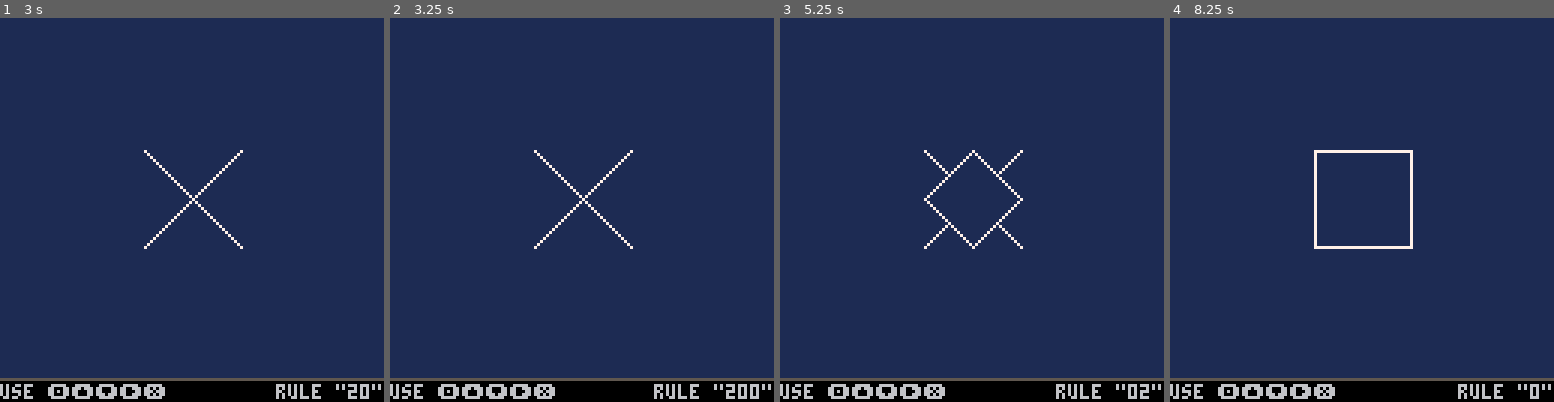
Above: before the commit, frames 1-4 (left to right).
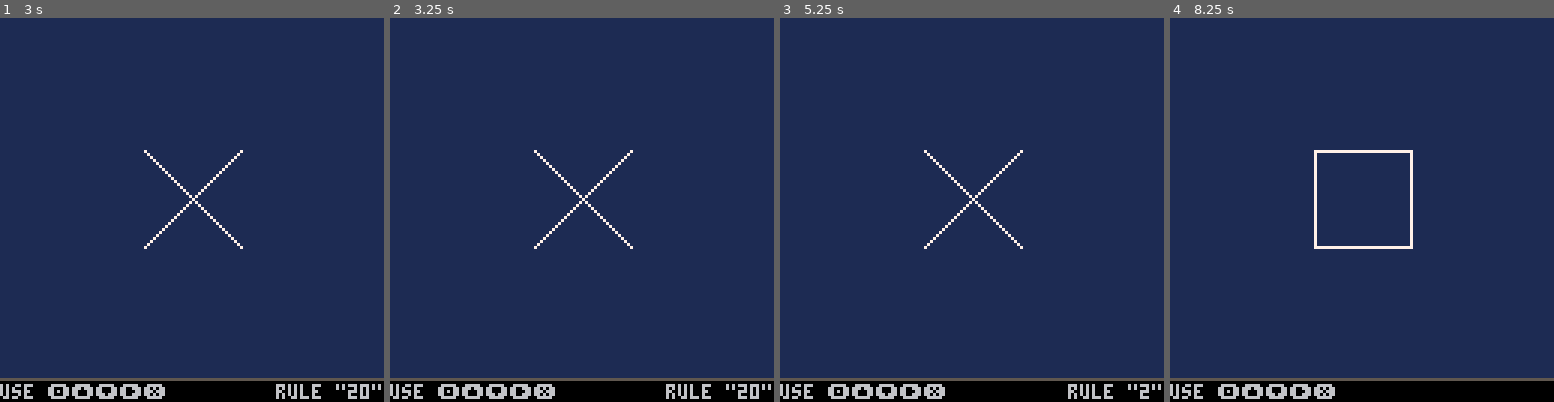
Above: after the commit, the same moments.

Repository: adam-sporka/pico-8-projects
Game: PICO-8 cartridge games/sofia-ornaments/sofia-ornaments-released.p8
The game is run twice, just before and just after one commit, with the same random seed, the same clock (stepped at 60 frames per second) and the same inputs.
Inputs:
- Up to frame 1 (3 s): tap X (X key) at 0.33, 1.07, 1.85, 2.97 s; tap O (Z key) at 0.7, 1.7, 2.1, 2.5, 2.9 s; hold Right 1.6-2.1 s; hold Up 2.15-2.42 s; hold Right from 2.47 s (still down)
- Up to frame 2 (3.25 s): release Right at 3.03 s; hold Left from 3.08 s (still down)
- Up to frame 3 (5.25 s): tap O (Z key) every 0.4 s from 3.3 to 4.9 s; release Left at 3.58 s; hold Down 3.63-3.97 s; hold Right 4.02-4.68 s; tap X (X key) at 4.08, 5.2 s; hold Up 4.73-5.03 s; hold Left from 5.08 s (still down)
- Up to frame 4 (8.25 s): tap O (Z key) every 0.4 s from 5.3 to 8.1 s; release Left at 5.68 s; hold Down 5.73-6.03 s; hold Right 6.08-6.58 s; tap X (X key) at 6.32, 7.43 s; hold Right 6.63-7.13 s; hold Up 7.18-7.45 s; hold Right 7.5-8.07 s; hold Left from 8.12 s (still down)

Frame 1 is identical in both runs. In frame 2, 0.3% of the frame differs, in the area x 68-93%, y 95-100%; in frame 3, 0.8%, in the area x 37-93%, y 34-100%; in frame 4, 0.4%.

Commit message:
Sofia Ornaments 1.1 (string length limit fix)

Diff:
--- a/games/sofia-ornaments/sofia-ornaments-released.p8
+++ b/games/sofia-ornaments/sofia-ornaments-released.p8
@@ -1,7 +1,7 @@
 pico-8 cartridge // http://www.pico-8.com
 version 18
 __lua__
---sofia ornaments
+--sofia ornaments 1.1
 --@adam_sporka
 
 function new_seg(x1,y1,x2,y2)
@@ -111,30 +111,24 @@
 	if btnp(5) then
 	 a="1"
 		if rnd()<0.5 then a="2" end
-		if #str==8 then str=sub(str,2) end
+		if #str>=8 then str=sub(str,#str-6) end
 		str=str..a
 		drawstring(str)
 	end
-	if btnp(0) then
-		if #str<13 then
+	if btnp(1) then
+		if #str<8 then
 			str=str.."0"
 			drawstring(str)
 		end
 	end
-	if btnp(1) then
-		if #str<10 then
-			str=str.."0"
-			drawstring(str)
-		end
-	end
 	if btnp(2) then
-		if #str<10 then
+		if #str<8 then
 			str=str.."1"
 			drawstring(str)
 		end
 	end
 	if btnp(3) then
-		if #str<10 then
+		if #str<8 then
 			str=str.."2"
 			drawstring(str)
 		end
Not shown, added: games/sofia-ornaments/sofia-ornaments-1.1.p8.png
